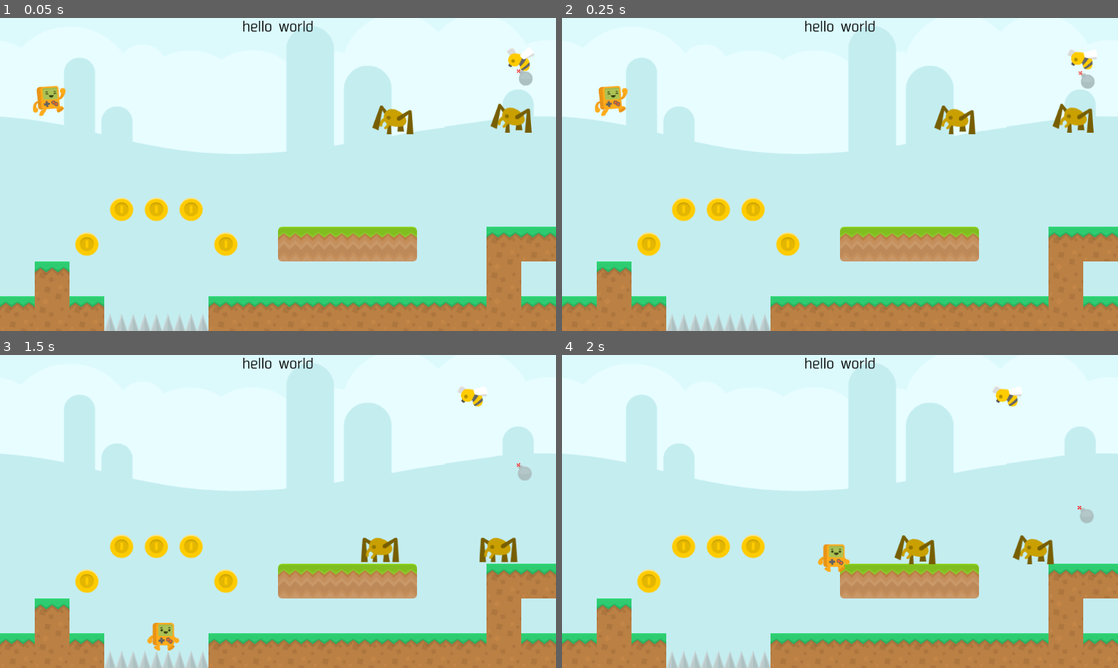
Above: before the commit, frames 1-4 (two rows, left to right).
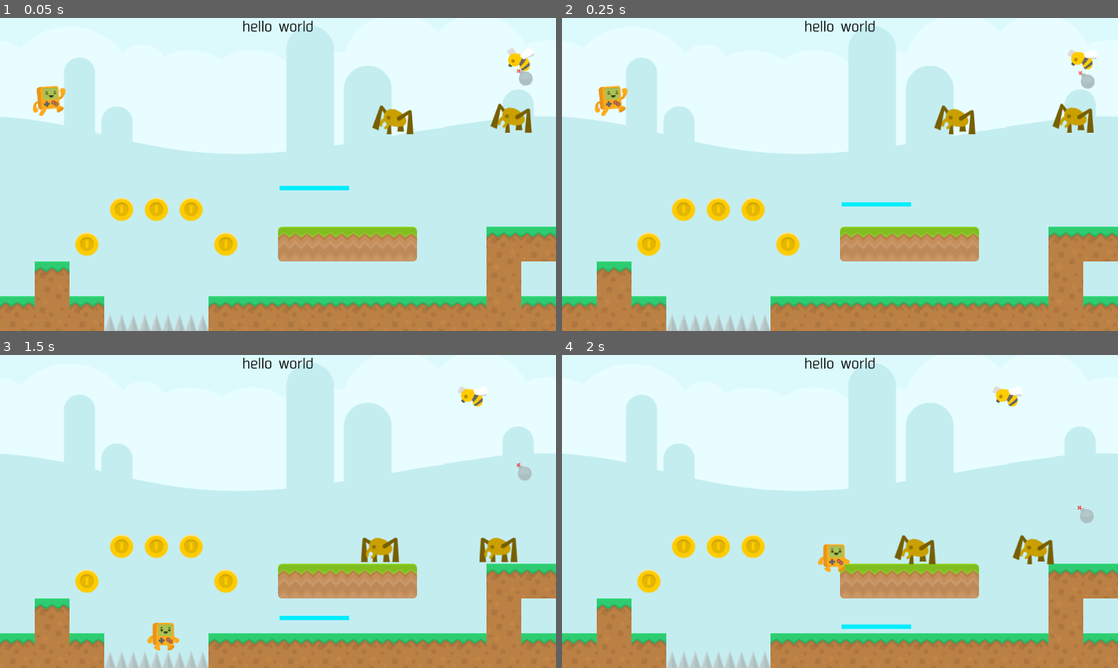
Above: after the commit, the same moments.

Repository: vivisuke/GDAction
Game: Godot game, scene res://MainScene.tscn
Two runs of this game, one before a commit and one after it. Both use one fixed random seed, a clock stepped at 60 frames per second and the inputs below.
Inputs (mouse positions are in pixels of both pictures, inside the frame that each line leads up to):
- Up to frame 1 (0.05 s): no input
- Up to frame 2 (0.25 s): no input
- Up to frame 3 (1.5 s): tap Enter at 0.5 s; move the mouse to (400, 495) at 0.52 s; hold Right (ui_right) from 0.53 s (still down); click (400, 495) at 0.67 s; tap Up (ui_up) at 0.77 s; move the mouse to (166, 527) at 1.27 s
- Up to frame 4 (2 s): keep holding Right (ui_right); tap Up (ui_up) at 1.52 s

The runs differ from the first frame. In frame 1, 0.2% of the frame differs, in the area x 50-63%, y 53-56%; in frame 2, 0.2%; in frame 3, 0.2%; in frame 4, 0.2%.

Commit message:
0040 ◎ C 09/01 09/01 0.001│ToDo│上下する床（StatickBody2D）

Diff:
--- /dev/null
+++ b/GDAction/Lift.gd
@@ -0,0 +1,14 @@
+extends StaticBody2D
+
+var pos0
+var ticks0
+
+func _ready():
+	pos0 = position
+	ticks0 = OS.get_ticks_msec()
+	pass # Replace with function body.
+
+func _physics_process(delta):
+	var ticks = OS.get_ticks_msec() - ticks0
+	#print(ticks/1000, " ", sin(ticks/1000.0*3.14))
+	position.y = pos0.y + 64*3*sin(ticks/4000.0*3.14)
--- a/GDAction/MainScene.gd
+++ b/GDAction/MainScene.gd
@@ -24,9 +24,9 @@
 func _physics_process(delta):
 	var plpos = $Player.position + Vector2(0, 16)
 	var xy = $TileMap.world_to_map(plpos)
-	print(xy)
+	#print(xy)
 	var item = $TileMap.get_cell(xy.x, xy.y)
-	print(item)
+	#print(item)
 	if item == TILE_SPIKE:
 		if !spiked:
 			spiked = true
--- a/GDAction/MainScene.tscn
+++ b/GDAction/MainScene.tscn
@@ -28,6 +28,7 @@
 [ext_resource path="res://Items/coinGold64.png" type="Texture" id=26]
 [ext_resource path="res://Tiles/grassLeft.png" type="Texture" id=27]
 [ext_resource path="res://Tiles/grassRight.png" type="Texture" id=28]
+[ext_resource path="res://Lift.gd" type="Script" id=29]
 
 [sub_resource type="DynamicFont" id=1]
 size = 24
@@ -257,6 +258,9 @@
 [sub_resource type="RectangleShape2D" id=14]
 extents = Vector2( 32, 32 )
 
+[sub_resource type="RectangleShape2D" id=15]
+extents = Vector2( 64, 4 )
+
 [node name="MainScene" type="Node2D"]
 script = ExtResource( 15 )
 
@@ -330,6 +334,7 @@
 [node name="AnimatedSprite" type="AnimatedSprite" parent="Flag"]
 scale = Vector2( 0.5, 0.5 )
 frames = SubResource( 6 )
+frame = 1
 playing = true
 
 [node name="CollisionShape2D" type="CollisionShape2D" parent="Flag"]
@@ -400,6 +405,26 @@
 [node name="CollisionShape2D" type="CollisionShape2D" parent="StaticBody2D"]
 shape = SubResource( 14 )
 
+[node name="Lift" type="StaticBody2D" parent="."]
+position = Vector2( 579.144, 308.005 )
+script = ExtResource( 29 )
+__meta__ = {
+"_edit_group_": true
+}
+
+[node name="ColorRect" type="ColorRect" parent="Lift"]
+margin_left = -64.0
+margin_top = -4.0
+margin_right = 64.0
+margin_bottom = 4.0
+color = Color( 0, 0.929412, 1, 1 )
+__meta__ = {
+"_edit_use_anchors_": false
+}
+
+[node name="CollisionShape2D" type="CollisionShape2D" parent="Lift"]
+shape = SubResource( 15 )
+
 [connection signal="body_entered" from="Flag" to="." method="_on_Flag_body_entered"]
 [connection signal="colliedWithPlayer" from="Spider" to="." method="_on_Spider_colliedWithPlayer"]
 [connection signal="colliedWithPlayer" from="Spider2" to="." method="_on_Spider_colliedWithPlayer"]
Not shown: 1 places in GDAction/MainScene.tscn that only renumber resources
Not shown, changed: GDAction.spr
